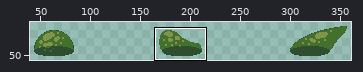
Sprite sheet: Assets/Graphics/Characters/Slime Big/slime big attack.png. Above, an overview of the earlier version with the close-up marked.
Close-up. Earlier state:
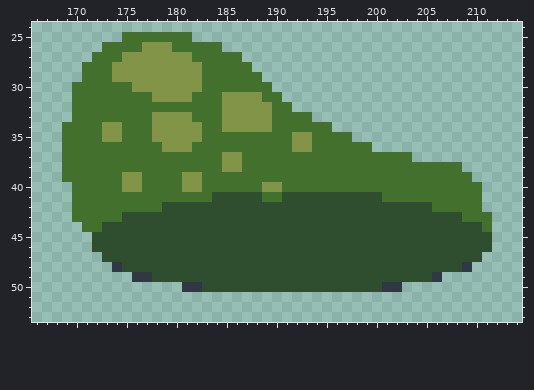
The file is 384x64 pixels. Shown: x 166..214, y 24..53. The wide view leaves out empty margins. The commit also changed other parts of the picture, which this record leaves out.
After the commit:
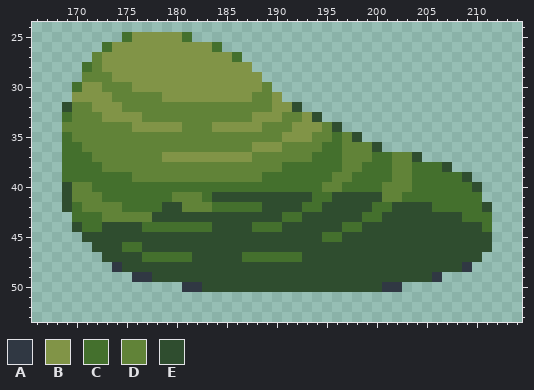
Palette (. is transparent): A #303843  B #819447  C #44702d  D #618338  E #2f4d2f
Change:
Colour B replaces colour C in row 25 at x 176 to 180; in row 26 at x 174 to 176 and 180 to 183; in row 27 at x 173 to 174 and 182 to 185; in row 28 at x 173 and 183 to 187; in row 29 at x 183 to 188; in row 30 at x 171 to 172 and 183 to 188.
Colour B replaces colour C in row 31 at x 170 to 173, 182 to 184 and 190; in row 32 at x 172 to 174 and 190 to 191; in row 33 at x 173 to 176, 190 and 193; in row 34 at x 176 to 177, 184 and 192 to 194; in row 35 at x 191; in row 36 at x 188 to 190.
Colour B replaces colour C in row 37 at x 179 to 184 and 187.
Colour C is added in row 33 at x 169.
Colour C replaces colour B in row 39 at x 175; in row 40 at x 175 to 176, 181 to 182 and 189 to 190.
Colour C replaces colour E in row 41 at x 194 to 195; in row 42 at x 184 to 188, 193 to 194 and 200 to 201; in row 43 at x 191 to 192 and 199 to 200; in row 44 at x 177 to 183, 188 to 190 and 197 to 198; in row 45 at x 195 to 196; in row 46 at x 175 to 176.
Colour C replaces colour E in row 47 at x 177 to 181 and 187 to 192.
Colour D replaces colour B in row 31 at x 178 and 188; in row 32 at x 185 to 189; in row 33 at x 178 to 181 and 185 to 187; in row 34 at x 173 to 174, 181 to 182 and 189; in row 35 at x 173 to 174 and 178 to 182; in row 36 at x 179 to 181 and 192 to 193.
Colour D replaces colour B in row 38 at x 185 to 186; in row 39 at x 176 and 181 to 182.
Colour D replaces colour C in rows 27 to 28 at x 172; in row 29 at x 171 to 173; in row 30 at x 173 to 175 and 189; in row 31 at x 174 to 177 and 189; in row 32 at x 170 to 171 and 175 to 184; in row 33 at x 170 to 172, 177, 182 to 184 and 191 to 192.
Colour D replaces colour C in row 34 at x 169 to 172, 175, 183, 190 to 191 and 195; in row 35 at x 170 to 172, 175 to 177, 183 to 190, 194 to 195 and 197; in row 36 at x 171 to 178, 182 to 187, 191, 194 and 197 to 199; in row 37 at x 172 to 178, 188 to 193, 197 to 199 and 202 to 203; in row 38 at x 173 to 184, 187 to 190, 197 to 198 and 202 to 203; in row 39 at x 177 to 180, 183 to 188, 196 to 197 and 202 to 203.
Colour D replaces colour C in row 40 at x 170 to 171, 195 to 196 and 201 to 203; in row 41 at x 170 to 172, 180 to 182 and 201 to 202; in row 42 at x 171 to 174; in row 43 at x 173 to 174.
Colour D replaces colour E in row 42 at x 181 to 183; in row 43 at x 175 to 177.
Colour E is added in row 32 at x 169 and 192; in row 33 at x 194; in row 34 at x 196; in row 35 at x 198; in row 36 at x 200; in row 37 at x 204.
Colour E is added in rows 40 to 41 at x 169; in row 42 at x 169 and 211; in row 44 at x 170; in row 45 at x 171.
Colour E replaces colour C in row 38 at x 207; in row 39 at x 209; in row 40 at x 210; in row 41 at x 189 to 190.
The edit erases colour C in row 38 at x 208.
